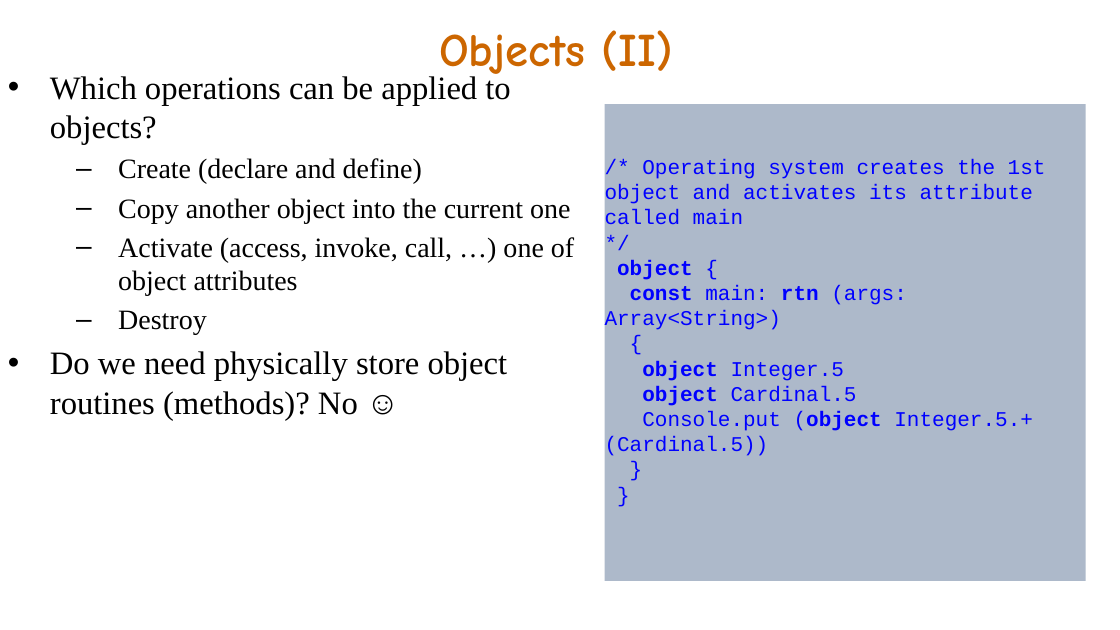
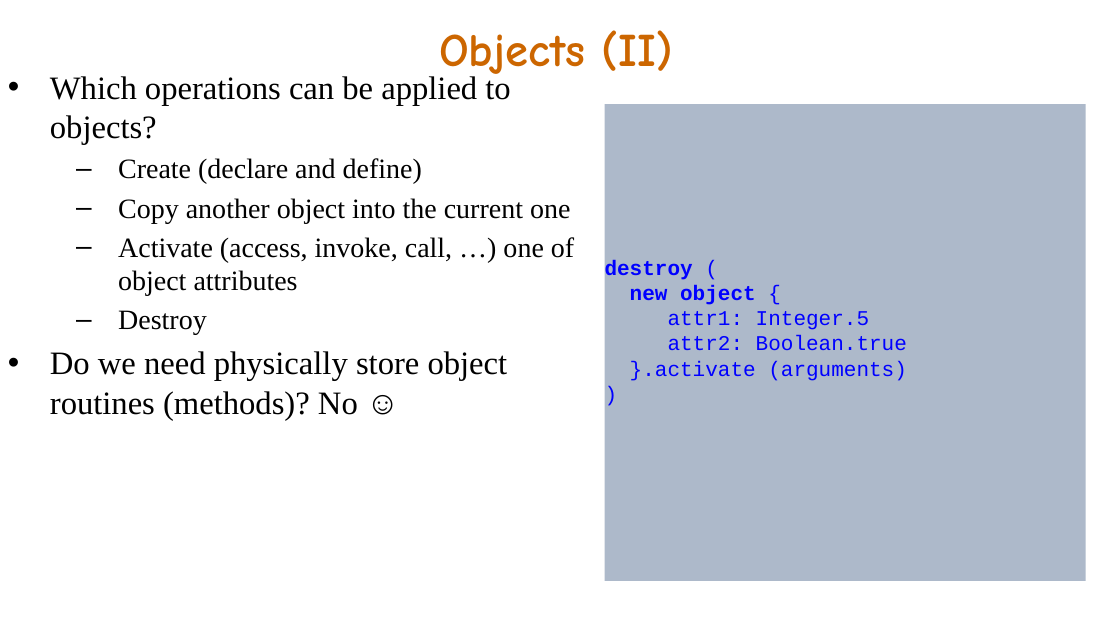
Before and after one commit to akanatov/SLang-, a slide deck: slide 3 of Docs/Object world.pptx. Drawn at 1120x630 pixels with LibreOffice and Linux fonts; fonts in the diff are those of the drawing. Boxes give left, top, right and bottom in pixels: in the first picture for what was removed or moved away, otherwise in the second. Text is boxed around its words. In the diff, an @@ line names an element or a change of style, - is before the commit and + after.

```diff
--- a/Docs/Object world.pptx
+++ b/Docs/Object world.pptx
@@ text in rectangle at <box>605,260,907,381</box>: text changed @@
-/* Operating system creates the 1st object and activates its attribute called main
-*/
-object {
-const main: rtn (args: Array<String>)
-{
-object Integer.5
-object Cardinal.5
-Console.put (object Integer.5.+(Cardinal.5))
-}
-}
+destroy (
+new object {
+attr1: Integer.5
+attr2: Boolean.true
+}.activate (arguments)
+)
```
Also in this commit, not shown: 4 other slides changed, 2 slides added, 6 other files.
